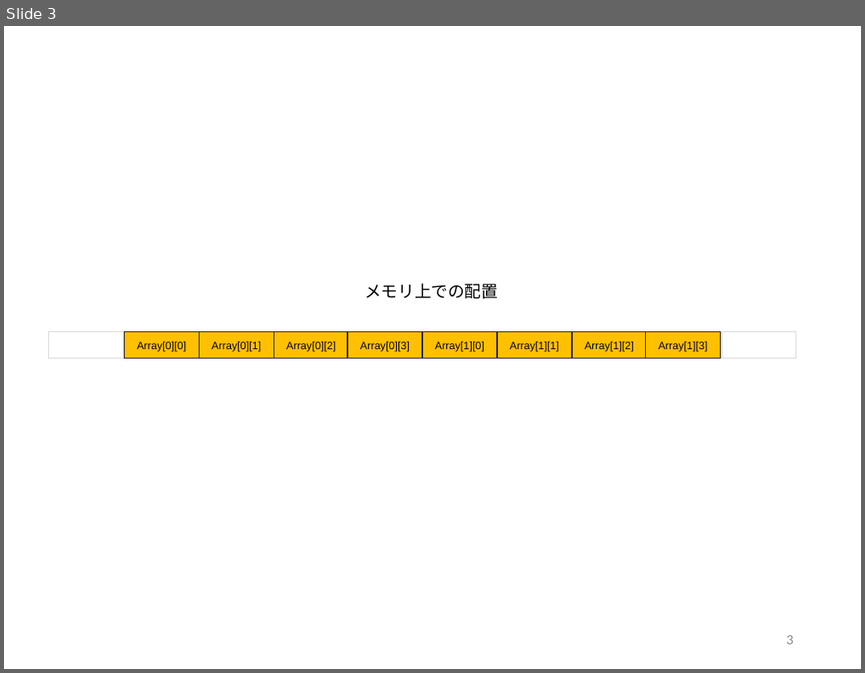
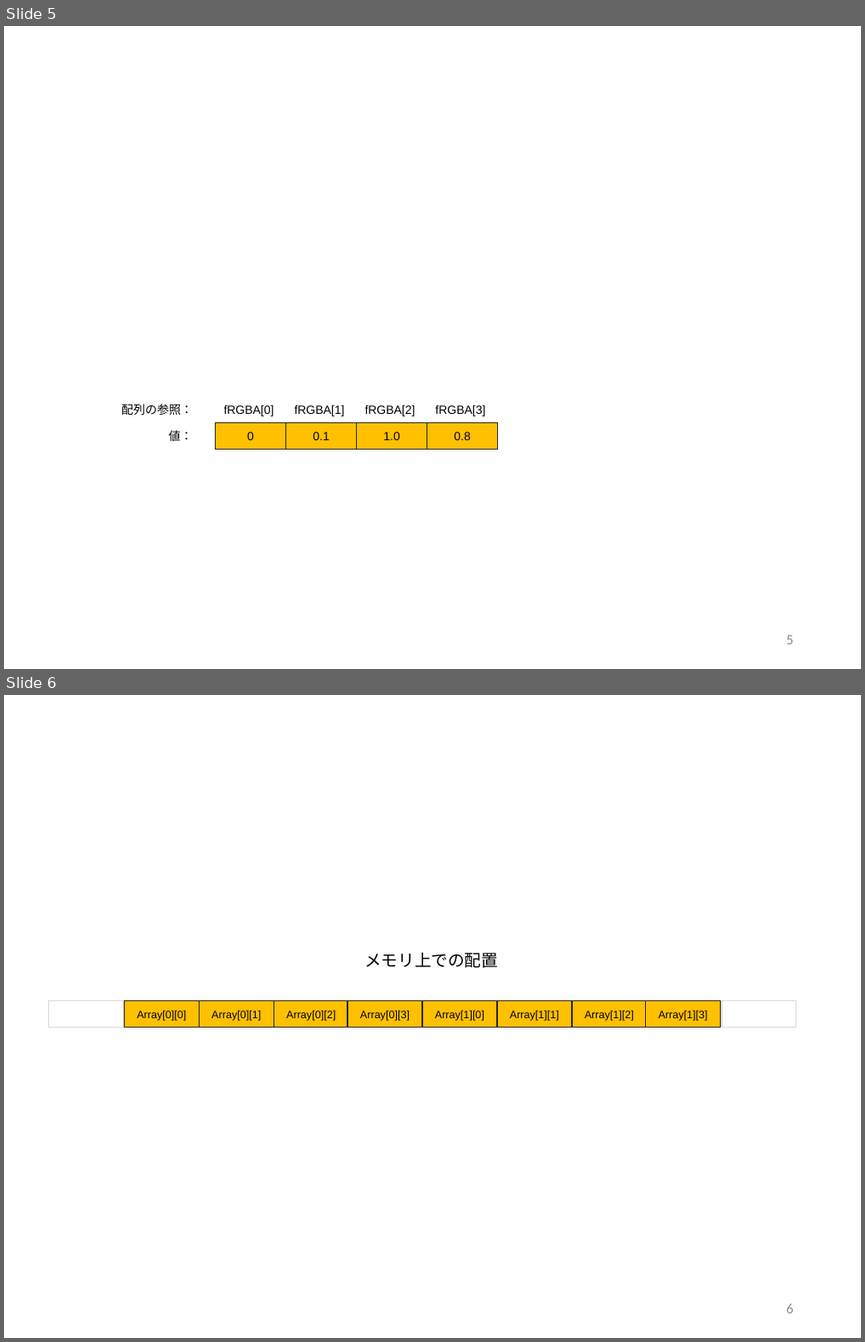
Before and after one commit to afukushimagit/afukushimagit.github.io, a slide deck: images/array/sozai.pptx. Shown one above the other, each under a label of ours: slide 3 before the commit, slides 5 and 6 after it. The pictures are 865x673 and 865x1342 pixels, drawn with LibreOffice and Linux fonts; fonts in the diff are those of the drawing. Boxes give left, top, right and bottom in pixels: in the first picture for what was removed or moved away, otherwise in the second. Text is boxed around its words. In the diff, an @@ line names an element or a change of style, - is before the commit and + after.

```diff
--- a/images/array/sozai.pptx
+++ b/images/array/sozai.pptx
@@ slide 5 added at bbox=[4, 26, 861, 669], background #FFFFFF @@
@@ text added at bbox=[121, 403, 193, 414], 10 pt, text #000000 @@
+配列の参照：
@@ text added at bbox=[224, 405, 274, 416], 10 pt, text #000000 @@
+fRGBA[0]
@@ text added at bbox=[295, 405, 345, 416], 10 pt, text #000000 @@
+fRGBA[1]
@@ text added at bbox=[365, 405, 415, 416], 10 pt, text #000000 @@
+fRGBA[2]
@@ text added at bbox=[435, 405, 485, 416], 10 pt, text #000000 @@
+fRGBA[3]
@@ text added at bbox=[169, 430, 193, 441], 10 pt, text #000000 @@
+値：
@@ rectangle added at bbox=[216, 423, 286, 449], fill #FFC000, outline #262626 1 pt, 10 pt, text #000000 @@
+0
@@ rectangle added at bbox=[286, 423, 356, 449], fill #FFC000, outline #262626 1 pt, 10 pt, text #000000 @@
+0.1
@@ rectangle added at bbox=[356, 423, 426, 449], fill #FFC000, outline #262626 1 pt, 10 pt, text #000000 @@
+1.0
@@ rectangle added at bbox=[427, 423, 498, 449], fill #FFC000, outline #262626 1 pt, 10 pt, text #000000 @@
+0.8
@@ page number added at bbox=[786, 635, 793, 644], 12 pt, text #8C8C8C @@
+5
@@ what was slide 3 is now slide 6 @@
@@ page number at bbox=[786, 1304, 793, 1313]: text changed @@
-3
+6
```
Also in this commit, not shown: 1 slide changed, 7 other slides added, 32 other files.
